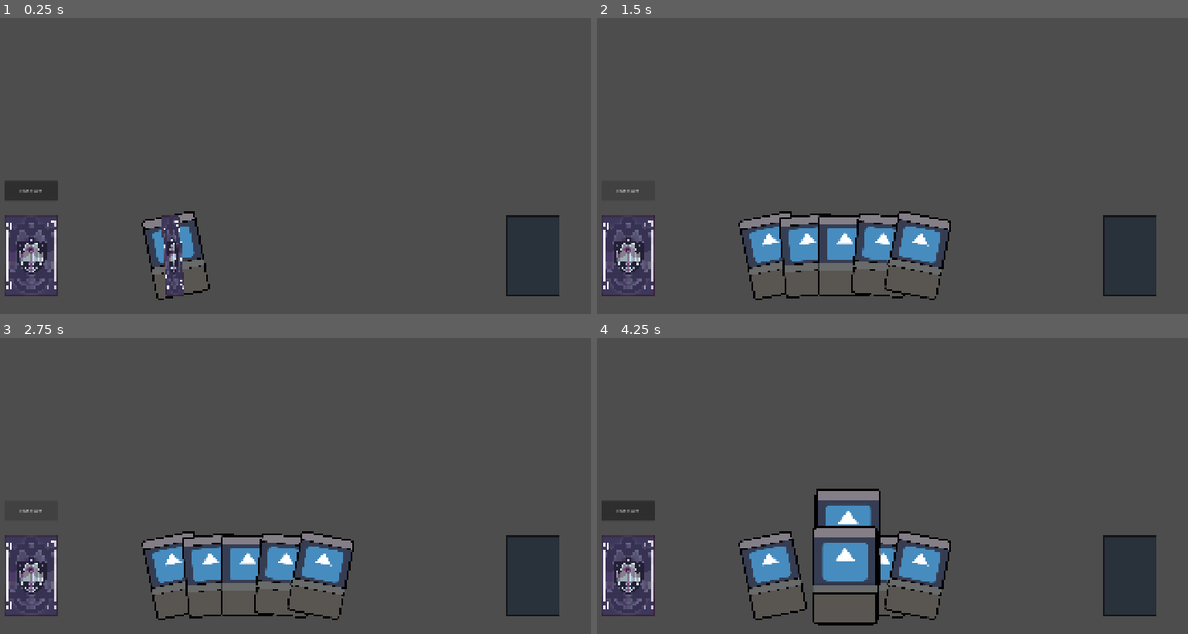
Above: before the commit, frames 1-4 (two rows, left to right).
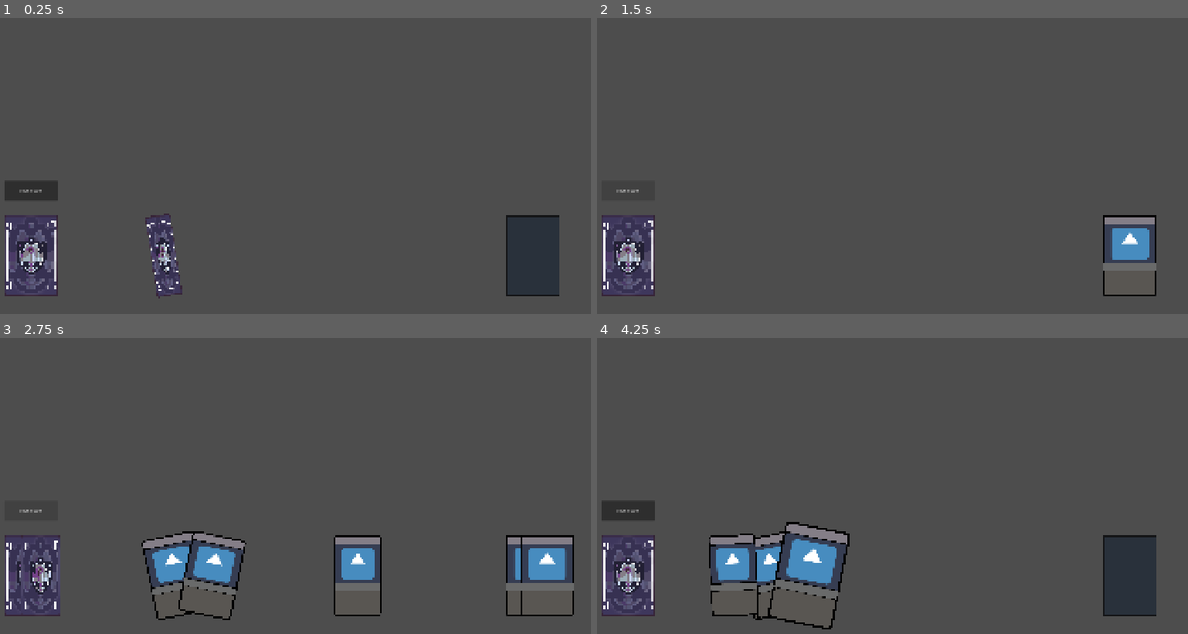
Above: after the commit, the same moments.

Repository: SevvyP/untitled
Game: Godot game, scene res://scenes/main.tscn
The game is run twice, just before and just after one commit, with the same random seed, the same clock (stepped at 60 frames per second) and the same inputs. The engine's default icon, where the game draws it, is replaced by a stand-in: a white triangle on a blue panel in a dark square.
Inputs (mouse positions are in pixels of both pictures, inside the frame that each line leads up to):
- Up to frame 1 (0.25 s): no input
- Up to frame 2 (1.5 s): click "End turn" at 0.5 s; click "End turn" at 1.25 s
- Up to frame 3 (2.75 s): click "End turn" at 2 s
- Up to frame 4 (4.25 s): drag from (774, 574) to (939, 391) at 2.77 s; drag from (809, 574) to (845, 539) at 3.52 s

The runs differ from the first frame. In frame 1, 1.6% of the frame differs, in the area x 23-36%, y 65-96%; in frame 2, 7.3%; in frame 3, 8.2%, in the area x 3-98%, y 65-96%; in frame 4, 7.5%.

Commit message:
feat: card draw, discard, turns

Diff:
--- a/prefabs/card.tscn
+++ b/prefabs/card.tscn
@@ -62,10 +62,39 @@
 "values": [true, false]
 }
 
+[sub_resource type="Animation" id="Animation_fsik0"]
+resource_name = "reverse_flip_card"
+length = 0.2
+tracks/0/type = "value"
+tracks/0/imported = false
+tracks/0/enabled = true
+tracks/0/path = NodePath("Area2D/card_back:visible")
+tracks/0/interp = 1
+tracks/0/loop_wrap = true
+tracks/0/keys = {
+"times": PackedFloat32Array(0, 0.15),
+"transitions": PackedFloat32Array(1, 1),
+"update": 1,
+"values": [false, true]
+}
+tracks/1/type = "value"
+tracks/1/imported = false
+tracks/1/enabled = true
+tracks/1/path = NodePath("Area2D:scale")
+tracks/1/interp = 1
+tracks/1/loop_wrap = true
+tracks/1/keys = {
+"times": PackedFloat32Array(0, 0.1, 0.2),
+"transitions": PackedFloat32Array(1, 1, 1),
+"update": 0,
+"values": [Vector2(1, 1), Vector2(0.2, 1), Vector2(1, 1)]
+}
+
 [sub_resource type="AnimationLibrary" id="AnimationLibrary_fsik0"]
 _data = {
 &"RESET": SubResource("Animation_8m1pn"),
-&"flip_card": SubResource("Animation_hdhns")
+&"flip_card": SubResource("Animation_hdhns"),
+&"reverse_flip_card": SubResource("Animation_fsik0")
 }
 
 [node name="card" type="Node2D" unique_id=690046540]
--- a/prefabs/discard.tscn
+++ b/prefabs/discard.tscn
@@ -6,3 +6,5 @@
 
 [node name="Sprite2D" type="Sprite2D" parent="." unique_id=1680593773]
 texture = ExtResource("1_q2jkr")
+
+[node name="cards" type="Node2D" parent="." unique_id=390651955]
--- a/scenes/main.tscn
+++ b/scenes/main.tscn
@@ -5,8 +5,9 @@
 [ext_resource type="Script" uid="uid://b033j3jwvile6" path="res://scripts/hand.gd" id="2_tbgi4"]
 [ext_resource type="PackedScene" uid="uid://cwi7gb64qr5e" path="res://prefabs/discard.tscn" id="3_sugp2"]
 [ext_resource type="Script" uid="uid://1qxa5um6kaat" path="res://scripts/discard.gd" id="4_jyhfs"]
+[ext_resource type="Script" uid="uid://bad21sxhga4fv" path="res://scripts/input_manager.gd" id="6_tefeu"]
 
-[node name="main" type="Node2D" unique_id=759941962]
+[node name="battle" type="Node2D" unique_id=759941962]
 script = ExtResource("1_0wfyh")
 
 [node name="hand" type="Node2D" parent="." unique_id=1982790566]
@@ -29,4 +30,7 @@
 offset_bottom = 703.0
 text = "End turn"
 
+[node name="input_manager" type="Node2D" parent="." unique_id=1147601031]
+script = ExtResource("6_tefeu")
+
 [connection signal="pressed" from="Button" to="." method="_on_button_pressed"]
--- a/scripts/card.gd
+++ b/scripts/card.gd
@@ -1,15 +1,25 @@
+class_name Card
 extends Node2D
 @onready var art : Sprite2D = $Area2D/card_art
 
 @export var data : CardData
+@export var index_in_hand : int # since we're keeping all nodes out
+@export var animations_disabled : bool
 
 var is_dragging : bool = false
 var in_hand_pos : Vector2
 var in_hand_rot: float
 
 func _process(_delta: float) -> void:
+	if animations_disabled:
+		$Area2D/CollisionShape2D.disabled = true
+	else:
+		$Area2D/CollisionShape2D.disabled = false
+
 	if is_dragging:
 		global_position = get_global_mouse_position()
+
+	if is_dragging or animations_disabled:
 		rotation = 0
 
 func _on_area_2d_mouse_entered() -> void:
--- /dev/null
+++ b/scripts/input_manager.gd
@@ -0,0 +1,49 @@
+extends Node2D
+
+const COLLISION_MASK_CARD : int = 1
+
+func _input(event: InputEvent) -> void:
+	if event is InputEventMouseButton and event.button_index == MOUSE_BUTTON_LEFT:
+		var top_card : Card = get_top_card_at_position(event.global_position)
+		if !top_card: return
+		if event.pressed:
+			top_card.start_dragging()
+		else:
+			top_card.stop_dragging()
+
+# this is a little fucked because the parent of card is a Node2D
+# however, we need to use a Node2D as a pivot point
+func get_top_card_at_position(global_click_pos: Vector2) -> Card:
+	var space_state := get_world_2d().direct_space_state
+
+	# Set up a physics point query at the mouse position
+	var query := PhysicsPointQueryParameters2D.new()
+	query.position = global_click_pos
+	query.collision_mask = COLLISION_MASK_CARD
+	query.collide_with_areas = true
+	query.collide_with_bodies = false # Ignore player/walls, only look for card Areas
+
+	# Intersect point returns an array of dictionaries representing all overlapping areas
+	var results := space_state.intersect_point(query)
+
+	if results.is_empty():
+		return null
+
+	var highest_card: Area2D = null
+	var highest_index: int = -1
+
+	# Evaluate every card under the mouse cursor
+	for result in results:
+		var area = result["collider"] as Area2D
+
+		# Ensure it's a card (or check if it has the start_dragging method)
+		if area and area.get_parent() and area.get_parent().has_method("start_dragging"):
+			# get_index() returns its position in the Scene Tree
+			var current_index := area.get_parent().get_index()
+
+			# The higher the index, the later it was added, meaning it draws on top
+			if current_index > highest_index:
+				highest_index = current_index
+				highest_card = area
+
+	return highest_card.get_parent()
--- a/scripts/main.gd
+++ b/scripts/main.gd
@@ -1,113 +1,172 @@
 extends Node2D
-@onready var hand: Node2D = $hand
+@onready var hand_reference: Node2D = $hand
+@onready var discard_reference: Node2D = $discard.get_node("cards")
+@onready var deck_reference: Node2D = $deck
 
-const COLLISION_MASK_CARD : int = 1
+#@export var card_scene : PackedScene
+@export var starting_deck : Array[CardData] = []
 
-func _unhandled_input(event: InputEvent) -> void:
-	if event is InputEventMouseButton and event.button_index == MOUSE_BUTTON_LEFT:
-		var top_card = get_top_card_at_position(event.global_position)
-		if !top_card: return
-		if event.pressed:
-			top_card.start_dragging()
-		else:
-			top_card.stop_dragging()
+var deck : Array[CardData] = []
+var hand : Array[Card] = []
+var discard : Array[CardData] = []
+
+const HAND_SIZE := 5
+
+# end turn
+func _on_button_pressed() -> void:
+	# resolve any actions
+
+	# discard hand
+	await discard_hand()
+
+	# enemy turn
+
+	# remove a turn from any x turn effects
+
+	# draw a new hand
+	for i in range(HAND_SIZE):
+		await draw_card()
+
+	# reset state variables
 
 func _ready() -> void:
+	# hacky way to prevent issues with the fiest card dealt
+	await get_tree().create_timer(.15).timeout
+
+	# TODO: build and assign starting deck instead of placeholder
 	var Strike : CardData = load("res://cards/Strike.tres")
-	draw_card(5, Strike)
+	for i in range(12):
+		starting_deck.append(Strike)
 
-## end turn
-#func _on_button_pressed() -> void:
-	## resolve any actions
-	#
-	## discard hand
-	#
-	## enemy turn
-	#
-	## remove a turn from any x turn effects
-	#
-	## draw a new hand
-	#
-	## reset state variables
+	#randomize() seed the global RNG for shuffle()
+	build_deck()
 
+	for i in range(HAND_SIZE):
+		await draw_card()
 
-func draw_card(amount: int, card_data : CardData):
-	for i in range(amount):
-		var card_scene: Node2D = load("res://prefabs/card.tscn").instantiate()
-		card_scene.data = card_data
-		card_scene.scale = Vector2(.33, .33)
-		var start_pos : Vector2 = Vector2(-450, 0)
-		card_scene.position = start_pos
-		hand.add_child(card_scene)
-	arrange_hand()
+func build_deck() -> void:
+	deck.clear()
+	for card_data in starting_deck:
+		deck.append(card_data)
+	deck.shuffle()
 
-func move_card(card: Node2D, start_position: Vector2, target_position: Vector2, dur: float):
-	var tween: Tween = create_tween()
-	tween.tween_property(card, "position", target_position, dur).set_trans(Tween.TRANS_CUBIC).from(start_position)
-	await tween.finished
+func draw_card() -> void:
+	if deck.size() == 0:
+		await shuffle_discard_into_deck()
+		# small pause before next draw animation
+		await get_tree().create_timer(.15).timeout
 
-func arrange_hand():
-	var offset: int = 450
+	var card_scene: Card = load("res://prefabs/card.tscn").instantiate()
+	var card_data : CardData = deck.pop_back()
+	card_scene.scale = Vector2(.33, .33)
+	var start_pos : Vector2 = Vector2(deck_reference.position.x - hand_reference.position.x, 0) # deck offset from the hand position
+	card_scene.position = start_pos
+	card_scene.data = card_data
+	card_scene.index_in_hand = hand.size()
+	hand_reference.add_child(card_scene)
+	hand.append(card_scene)
+	deal_to_hand(card_scene) # don't have to await this as stagger will be set per card anyways
+	if deck.size() == 0:
+		deck_reference.get_node("card_back").visible = false
+
+#func discard_card(card : Card) -> void:
+	#discard.append(card.data)
+	#var final_pos : Vector2 = Vector2($discard.position.x - hand_reference.position.x, 0) # discard offset from the hand position
+	#var tween : Tween = get_tree().create_tween().set_ease(Tween.EASE_OUT).set_trans(Tween.TRANS_CUBIC)
+	#tween.tween_property(card, "position", final_pos, .25)
+	#await tween.finished
+	#card.animations_disabled = true
+	#hand.remove_at(card.index_in_hand)
+
+func discard_hand() -> void:
+	var stagger_delay: float = 0.15
+	var cards_to_discard: Array[Card] = hand.duplicate()
+
+	var max_delay: float = 0.0
+	var last_tween : Tween
+	for card in cards_to_discard:
+		var card_delay: float = card.index_in_hand * stagger_delay
+		max_delay = max(max_delay, card_delay)
+
+		var final_pos: Vector2 = discard_reference.position
+
+		var tween := get_tree().create_tween()
+		tween.set_ease(Tween.EASE_OUT).set_trans(Tween.TRANS_CUBIC)
+		tween.parallel().tween_property(card, "position", final_pos, 0.25).set_delay(card_delay)
+		tween.parallel().tween_property(card, "rotation", 0, 0.35).set_delay(card_delay)
+		last_tween = tween
+		discard.append(card.data)
+		card.reparent(discard_reference)
+
+	await last_tween.finished
+	for card in discard_reference.get_children():
+		card.animations_disabled = true
+	hand.clear()
+
+func shuffle_discard_into_deck() -> void:
+	# This dictates how long to wait between each card's movement (in seconds)
+	var stagger_delay: float = 0.15
+
+	# first, animate the shuffle
+	var final_tween : Tween
+	var discard_cards = discard_reference.get_children()
+
+	for index in range(discard_cards.size()):
+		var card: Card = discard_cards[index]
+		var card_delay: float = index * stagger_delay
+		var final_pos: Vector2 = discard_reference.to_local(deck_reference.global_position)
+
+		var tween: Tween = get_tree().create_tween().set_ease(Tween.EASE_OUT).set_trans(Tween.TRANS_CUBIC)
+		tween.parallel().tween_callback(card.get_node("animation").play.bind("reverse_flip_card")).set_delay(card_delay)
+		tween.parallel().tween_property(card, "position", final_pos, 0.25).set_delay(card_delay)
+		final_tween = tween
+
+	# wait for animation to finish
+	await final_tween.finished
+
+	# update deck and discard references
+	for i in discard:
+		deck.append(i)
+	deck.shuffle()
+	deck_reference.get_node("card_back").visible = true
+
+	for child in discard_reference.get_children():
+		child.queue_free()
+	discard.clear()
+
+func deal_to_hand(new_card : Card = null) -> void:
+	var max_offset: float = 450.0
+	var offset: float = max_offset * (float(hand.size() - 1) / (HAND_SIZE - 1))
 	var final_pos: Vector2
 	var final_rot: float
 
 	# This dictates how long to wait between each card's movement (in seconds)
 	var stagger_delay: float = 0.15
 
-	for i in hand.get_children():
+	var final_tween : Tween
+	for i in hand:
 		var hand_ratio: float = 0.5
-		if hand.get_child_count() > 1:
-			hand_ratio = float(i.get_index()) / (float(hand.get_child_count()) - 1.0)
+		if hand.size() > 1:
+			hand_ratio = float(i.index_in_hand) / (float(hand.size()) - 1.0)
 			final_pos = Vector2(hand_ratio * offset, 0)
-			final_rot = lerp_angle(-0.2, 0.2, float(i.get_index())/float(hand.get_child_count() - 1))
+			final_rot = lerp_angle(-0.2, 0.2, float(i.index_in_hand)/float(hand.size() - 1))
 		else:
 			final_rot = 0
-			final_pos = Vector2(200, 0)
+			final_pos = Vector2(max_offset / 2.0, 0)
 
 		i.in_hand_pos = final_pos
 		i.in_hand_rot = final_rot
 
 		# calculate the delay
-		var card_delay : float = i.get_index() * stagger_delay
+		var card_delay : float = i.index_in_hand * stagger_delay
 
 		# apply delay to the tweens
-		var tween = get_tree().create_tween().set_ease(Tween.EASE_OUT).set_trans(Tween.TRANS_CUBIC)
-		tween.parallel().tween_callback(i.get_node("animation").play.bind("flip_card")).set_delay(card_delay)
+		var tween : Tween = get_tree().create_tween().set_ease(Tween.EASE_OUT).set_trans(Tween.TRANS_CUBIC)
+		# play the flip card animation only if this is a new card
+		if i == new_card:
+			tween.parallel().tween_callback(i.get_node("animation").play.bind("flip_card"))
 		tween.parallel().tween_property(i, "position", final_pos, 0.25).set_delay(card_delay)
 		tween.parallel().tween_property(i, "rotation", final_rot, 0.35).set_delay(card_delay)
+		final_tween = tween
 
-
-func get_top_card_at_position(global_click_pos: Vector2) -> Node2D:
-	var space_state := get_world_2d().direct_space_state
-
-	# Set up a physics point query at the mouse position
-	var query := PhysicsPointQueryParameters2D.new()
-	query.position = global_click_pos
-	query.collision_mask = COLLISION_MASK_CARD
-	query.collide_with_areas = true
-	query.collide_with_bodies = false # Ignore player/walls, only look for card Areas
-
-	# Intersect point returns an array of dictionaries representing all overlapping areas
-	var results := space_state.intersect_point(query)
-
-	if results.is_empty():
-		return null
-
-	var highest_card: Area2D = null
-	var highest_index: int = -1
-
-	# Evaluate every card under the mouse cursor
-	for result in results:
-		var area = result["collider"] as Area2D
-
-		# Ensure it's a card (or check if it has the start_dragging method)
-		if area and area.get_parent() and area.get_parent().has_method("start_dragging"):
-			# get_index() returns its position in the Scene Tree
-			var current_index = area.get_parent().get_index()
-
-			# The higher the index, the later it was added, meaning it draws on top
-			if current_index > highest_index:
-				highest_index = current_index
-				highest_card = area
-
-	return highest_card.get_parent()
+	await final_tween.finished
Not shown, added: scripts/input_manager.gd.uid
